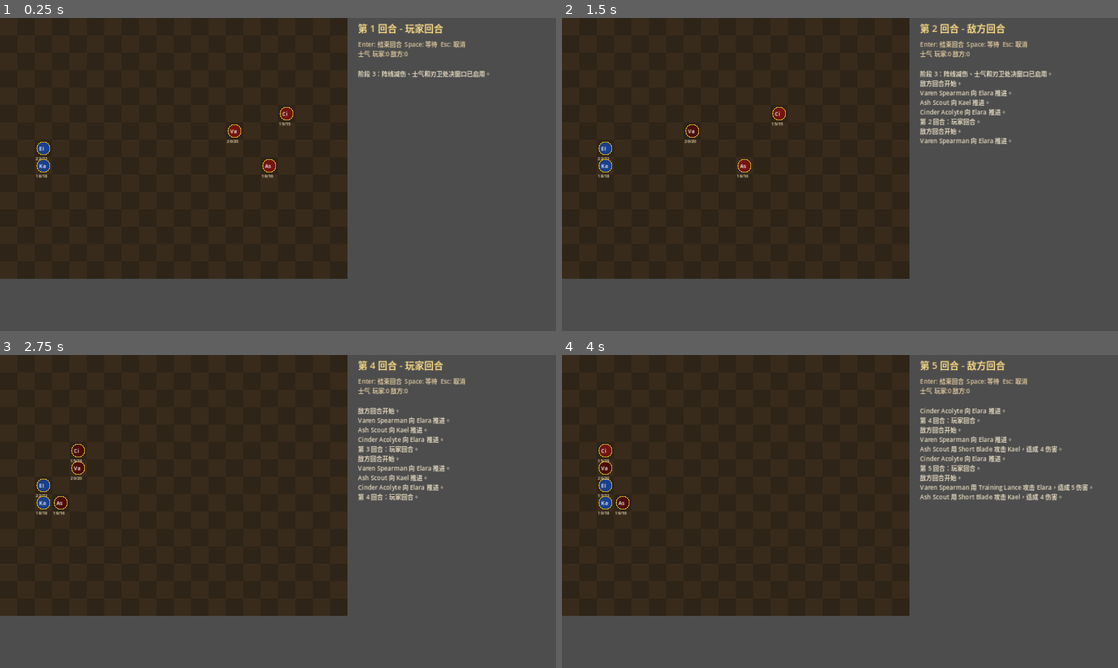
Above: before the commit, frames 1-4 (two rows, left to right).
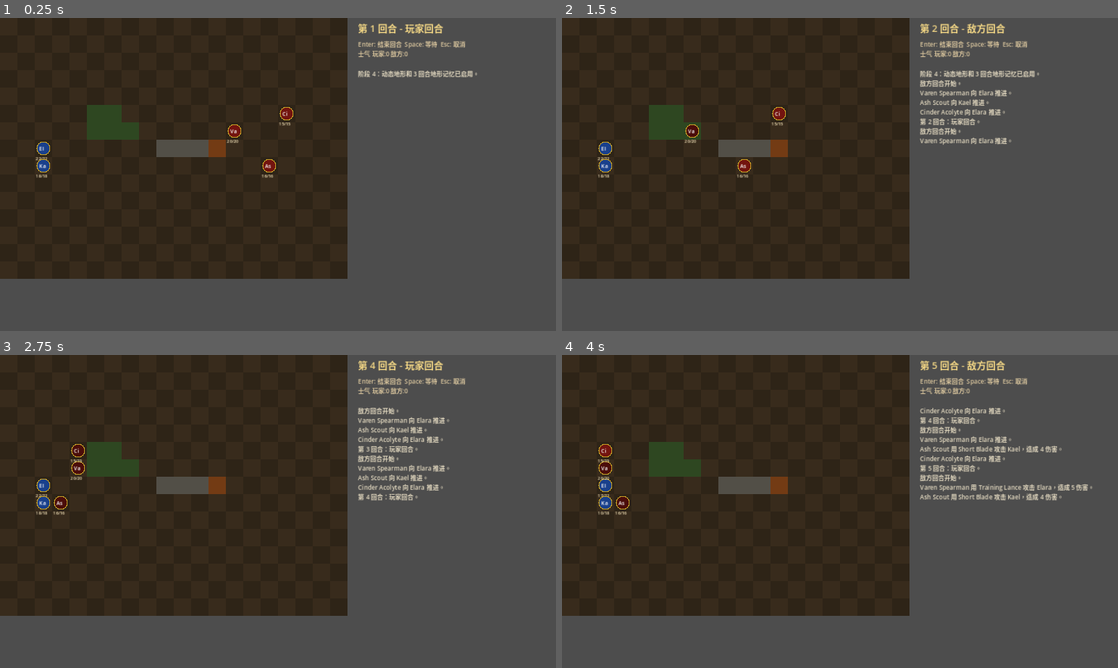
Above: after the commit, the same moments.

Repository: cui2573977943-code/agent
Game: Godot game, scene res://scenes/battle/BattleScene.tscn
The game is run twice, just before and just after one commit, with the same random seed, the same clock (stepped at 60 frames per second) and the same inputs.
Inputs (mouse positions are in pixels of both pictures, inside the frame that each line leads up to):
- Up to frame 1 (0.25 s): no input
- Up to frame 2 (1.5 s): tap Enter at 0.5, 0.6, 1.35 s; move the mouse to (962, 158) at 0.52 s; click (962, 158) at 0.67 s; tap Space at 0.77 s; move the mouse to (728, 190) at 1.27 s; click (728, 190) at 1.42 s
- Up to frame 3 (2.75 s): tap Space at 1.52 s; move the mouse to (333, 442) at 2.02 s; tap Enter at 2.1 s; click (333, 442) at 2.17 s
- Up to frame 4 (4 s): move the mouse to (812, 574) at 2.77 s; tap Enter at 2.85, 3.6 s; click (812, 574) at 2.92 s; tap Space at 3.02, 3.77 s; move the mouse to (1006, 558) at 3.52 s; click (1006, 558) at 3.67 s

The runs differ from the first frame. In frame 1, 1.8% of the frame differs, in the area x 15-88%, y 16-45%; in frame 2, 1.7%; in frame 3, 1.6%; in frame 4, 1.6%.

Commit message:
Implement stage 4 terrain systems
Co-authored-by: cui2573977943-code <cui2573977943-code@users.noreply.github.com>

Diff:
--- a/autoload/GameManager.gd
+++ b/autoload/GameManager.gd
@@ -4,6 +4,7 @@
 const DEFAULT_DIFFICULTY_PATH := "res://data/ai/difficulty_profiles.json"
 const DEFAULT_CLASSES_PATH := "res://data/units/classes.json"
 const DEFAULT_WEAPONS_PATH := "res://data/units/weapons.json"
+const DEFAULT_TERRAINS_PATH := "res://data/terrains/base_terrains.json"
 
 var current_level_id := "CH01_L01"
 var difficulty_id := "normal"
@@ -11,10 +12,12 @@
 var difficulty_profile: Dictionary = {}
 var class_catalog: Dictionary = {}
 var weapon_catalog: Dictionary = {}
+var terrain_catalog_data: Dictionary = {}
 
 func _ready() -> void:
 	load_class_catalog()
 	load_weapon_catalog()
+	load_terrain_catalog()
 	load_difficulty(difficulty_id)
 	load_level(DEFAULT_LEVEL_PATH)
 
@@ -67,3 +70,7 @@
 
 func get_weapon_data(weapon_id: String) -> Dictionary:
 	return weapon_catalog.get(weapon_id, {})
+
+func load_terrain_catalog(path: String = DEFAULT_TERRAINS_PATH) -> Dictionary:
+	terrain_catalog_data = load_json(path)
+	return terrain_catalog_data
--- a/data/terrains/base_terrains.json
+++ b/data/terrains/base_terrains.json
@@ -92,6 +92,149 @@
         "hp": 0,
         "destructible": false
       }
+    },
+    {
+      "terrain_id": "ancient_battlefield_mist",
+      "display_name": "古战场雾",
+      "move_cost": {
+        "infantry": 1,
+        "cavalry": 2,
+        "flyer": 1
+      },
+      "defense_mod": 0,
+      "hit_mod": 0,
+      "avoid_mod": -15,
+      "crit_mod": 10,
+      "element_affinity": "steel",
+      "dynamic_tags": ["blood_mist", "spreading"],
+      "elevation": 0,
+      "cover_type": "obscured",
+      "memory_turns": 3,
+      "spread_every_turns": 3,
+      "interactive": {
+        "type": "mist",
+        "hp": 0,
+        "destructible": false
+      }
+    },
+    {
+      "terrain_id": "holy_stone_circle",
+      "display_name": "圣痕石阵",
+      "move_cost": {
+        "infantry": 1,
+        "cavalry": 1,
+        "flyer": 1
+      },
+      "defense_mod": 1,
+      "hit_mod": 0,
+      "avoid_mod": 0,
+      "crit_mod": 0,
+      "element_affinity": "tide",
+      "dynamic_tags": ["heal_on_turn_start", "objective_value"],
+      "elevation": 0,
+      "cover_type": "sacred",
+      "memory_turns": 0,
+      "heal_percent": 5,
+      "interactive": {
+        "type": "capture_point",
+        "hp": 0,
+        "destructible": false
+      }
+    },
+    {
+      "terrain_id": "tidal_channel",
+      "display_name": "潮汐渠",
+      "move_cost": {
+        "infantry": 1,
+        "cavalry": 2,
+        "flyer": 1
+      },
+      "defense_mod": 0,
+      "hit_mod": 0,
+      "avoid_mod": 0,
+      "crit_mod": 0,
+      "element_affinity": "tide",
+      "dynamic_tags": ["tidal"],
+      "elevation": -1,
+      "cover_type": "none",
+      "memory_turns": 0,
+      "blocked_on_even_turns": true,
+      "interactive": {
+        "type": "tide",
+        "hp": 0,
+        "destructible": false
+      }
+    },
+    {
+      "terrain_id": "crumbling_wall",
+      "display_name": "崩塌城墙",
+      "move_cost": {
+        "infantry": 99,
+        "cavalry": 99,
+        "flyer": 1
+      },
+      "defense_mod": 3,
+      "hit_mod": 0,
+      "avoid_mod": 5,
+      "crit_mod": 0,
+      "element_affinity": "steel",
+      "dynamic_tags": ["destructible", "becomes_rubble"],
+      "elevation": 2,
+      "cover_type": "full",
+      "memory_turns": 0,
+      "interactive": {
+        "type": "wall",
+        "hp": 30,
+        "destructible": true,
+        "on_destroy": "rubble"
+      }
+    },
+    {
+      "terrain_id": "covenant_altar",
+      "display_name": "契约祭坛",
+      "move_cost": {
+        "infantry": 1,
+        "cavalry": 1,
+        "flyer": 1
+      },
+      "defense_mod": 1,
+      "hit_mod": 0,
+      "avoid_mod": 0,
+      "crit_mod": 5,
+      "element_affinity": "flame",
+      "dynamic_tags": ["capture_once", "summon_reinforcement"],
+      "elevation": 0,
+      "cover_type": "ritual",
+      "memory_turns": 0,
+      "interactive": {
+        "type": "altar",
+        "hp": 0,
+        "destructible": false,
+        "uses_per_level": 1
+      }
+    },
+    {
+      "terrain_id": "rubble",
+      "display_name": "碎石",
+      "move_cost": {
+        "infantry": 2,
+        "cavalry": 3,
+        "flyer": 1
+      },
+      "defense_mod": -1,
+      "hit_mod": 0,
+      "avoid_mod": 0,
+      "crit_mod": 0,
+      "element_affinity": "steel",
+      "dynamic_tags": [],
+      "elevation": 0,
+      "cover_type": "rough",
+      "memory_turns": 0,
+      "interactive": {
+        "type": "none",
+        "hp": 0,
+        "destructible": false
+      }
     }
   ]
 }
--- a/scripts/battle/BattleScene.gd
+++ b/scripts/battle/BattleScene.gd
@@ -9,6 +9,8 @@
 const FormationSystemScript := preload("res://scripts/battle/FormationSystem.gd")
 const MoraleSystemScript := preload("res://scripts/battle/MoraleSystem.gd")
 const ClassAbilityScript := preload("res://scripts/battle/ClassAbility.gd")
+const TerrainSystemScript := preload("res://scripts/map/TerrainSystem.gd")
+const DynamicTerrainScript := preload("res://scripts/map/DynamicTerrain.gd")
 
 var grid := TacticalGridMapScript.new(BattleManager.GRID_WIDTH, BattleManager.GRID_HEIGHT)
 var turn_manager := TurnManagerScript.new()
@@ -21,12 +23,15 @@
 var log_messages: Array[String] = []
 var level_data: Dictionary = {}
 var morale_system := MoraleSystemScript.new()
+var terrain_system := TerrainSystemScript.new()
 
 func _ready() -> void:
 	level_data = GameManager.load_level()
+	terrain_system.configure(GameManager.terrain_catalog_data, level_data)
 	_load_units_from_level(level_data)
 	turn_manager.start_player_turn(player_units)
-	_add_log("阶段 3：阵线减伤、士气和刃卫处决窗口已启用。")
+	_apply_turn_start_terrain()
+	_add_log("阶段 4：动态地形和 3 回合地形记忆已启用。")
 	queue_redraw()
 
 func _unhandled_input(event: InputEvent) -> void:
@@ -115,6 +120,7 @@
 	var defender_was_in_formation := FormationSystemScript.is_unit_in_formation(defender, player_units + enemy_units)
 	var combat_context := _combat_context(attacker, defender)
 	var result: Dictionary = CombatFormulaScript.resolve(attacker, defender, weapon, combat_context)
+	terrain_system.mark_element_memory(defender.grid_position, attacker.element)
 	if result.get("did_hit", false):
 		var crit_text := ""
 		if result.get("did_crit", false):
@@ -153,6 +159,7 @@
 	if turn_manager.phase == TurnManagerScript.Phase.ENEMY:
 		turn_manager.end_enemy_turn()
 		turn_manager.start_player_turn(player_units)
+		_apply_turn_start_terrain()
 		_add_log("第 %d 回合：玩家回合。" % turn_manager.turn_number)
 	queue_redraw()
 
@@ -229,6 +236,11 @@
 
 func _occupied_cells_for_movement(except_unit = null) -> Dictionary:
 	var occupied := {}
+	for x in range(grid.width):
+		for y in range(grid.height):
+			var cell := Vector2i(x, y)
+			if terrain_system.is_blocked(cell, turn_manager.turn_number):
+				occupied[cell] = true
 	for unit in player_units + enemy_units:
 		if unit == except_unit or not unit.is_alive():
 			continue
@@ -255,11 +267,15 @@
 	return weapon
 
 func _combat_context(attacker, defender) -> Dictionary:
-	return {
-		"damage_taken_multiplier": FormationSystemScript.damage_taken_multiplier(defender, player_units + enemy_units),
-		"bonus_damage": ClassAbilityScript.execution_bonus_damage(attacker, defender),
-		"hit_mod": morale_system.hit_modifier(attacker.team)
-	}
+	var modifiers: Dictionary = terrain_system.combat_modifiers_at(defender.grid_position)
+	modifiers["damage_taken_multiplier"] = FormationSystemScript.damage_taken_multiplier(defender, player_units + enemy_units)
+	modifiers["bonus_damage"] = ClassAbilityScript.execution_bonus_damage(attacker, defender)
+	modifiers["hit_mod"] = int(modifiers.get("hit_mod", 0)) + morale_system.hit_modifier(attacker.team)
+	return modifiers
+
+func _apply_turn_start_terrain() -> void:
+	for message in terrain_system.advance_turn(turn_manager.turn_number, player_units + enemy_units):
+		_add_log(message)
 
 func _is_in_attack_range(attacker, defender) -> bool:
 	var weapon := _weapon_for(attacker)
@@ -293,6 +309,9 @@
 			var fill := Color(0.18, 0.14, 0.09)
 			if (x + y) % 2 == 0:
 				fill = Color(0.22, 0.17, 0.11)
+			var terrain_color: Color = DynamicTerrainScript.terrain_color(terrain_system.terrain_id_at(Vector2i(x, y)))
+			if terrain_color.a > 0.0:
+				fill = terrain_color
 			draw_rect(rect, fill, true)
 			draw_rect(rect, Color(0.56, 0.45, 0.28, 0.55), false, 1.0)
 
--- /dev/null
+++ b/scripts/map/DynamicTerrain.gd
@@ -0,0 +1,41 @@
+class_name DynamicTerrain
+extends RefCounted
+
+static func is_blocked(terrain: Dictionary, turn_number: int) -> bool:
+	if terrain.get("blocked_on_even_turns", false) and turn_number % 2 == 0:
+		return true
+	var move_cost: Dictionary = terrain.get("move_cost", {})
+	return int(move_cost.get("infantry", 1)) >= 99
+
+static func should_spread(terrain: Dictionary, turn_number: int) -> bool:
+	var spread_every := int(terrain.get("spread_every_turns", 0))
+	return spread_every > 0 and turn_number > 0 and turn_number % spread_every == 0
+
+static func heal_amount(terrain: Dictionary, max_hp: int) -> int:
+	var heal_percent := int(terrain.get("heal_percent", 0))
+	if heal_percent <= 0:
+		return 0
+	return max(1, int(round(float(max_hp) * float(heal_percent) / 100.0)))
+
+static func terrain_color(terrain_id: String) -> Color:
+	match terrain_id:
+		"forest":
+			return Color(0.18, 0.28, 0.13)
+		"stone_bridge":
+			return Color(0.32, 0.31, 0.28)
+		"canvas_rift":
+			return Color(0.45, 0.23, 0.08)
+		"ancient_battlefield_mist":
+			return Color(0.28, 0.08, 0.08)
+		"holy_stone_circle":
+			return Color(0.45, 0.36, 0.12)
+		"tidal_channel":
+			return Color(0.08, 0.19, 0.32)
+		"crumbling_wall":
+			return Color(0.26, 0.24, 0.21)
+		"covenant_altar":
+			return Color(0.25, 0.08, 0.18)
+		"rubble":
+			return Color(0.24, 0.22, 0.18)
+		_:
+			return Color(0.0, 0.0, 0.0, 0.0)
--- /dev/null
+++ b/scripts/map/TerrainMemory.gd
@@ -0,0 +1,28 @@
+class_name TerrainMemory
+extends RefCounted
+
+var memories := {}
+
+func add_memory(cell: Vector2i, element: String, turns: int, modifiers := {}) -> void:
+	memories[cell] = {
+		"element": element,
+		"turns": turns,
+		"modifiers": modifiers
+	}
+
+func advance_turn() -> void:
+	var expired: Array[Vector2i] = []
+	for cell in memories.keys():
+		memories[cell]["turns"] = int(memories[cell].get("turns", 0)) - 1
+		if int(memories[cell]["turns"]) <= 0:
+			expired.append(cell)
+	for cell in expired:
+		memories.erase(cell)
+
+func modifiers_for(cell: Vector2i) -> Dictionary:
+	if not memories.has(cell):
+		return {}
+	return memories[cell].get("modifiers", {})
+
+func has_memory(cell: Vector2i) -> bool:
+	return memories.has(cell)
--- /dev/null
+++ b/scripts/map/TerrainSystem.gd
@@ -0,0 +1,108 @@
+class_name TerrainSystem
+extends RefCounted
+
+const DynamicTerrainScript := preload("res://scripts/map/DynamicTerrain.gd")
+const TerrainMemoryScript := preload("res://scripts/map/TerrainMemory.gd")
+
+var terrain_catalog := {}
+var terrain_by_cell := {}
+var memory = TerrainMemoryScript.new()
+
+func configure(catalog_data: Dictionary, level_data: Dictionary) -> void:
+	terrain_catalog.clear()
+	terrain_by_cell.clear()
+	for terrain in catalog_data.get("terrains", []):
+		terrain_catalog[terrain.get("terrain_id", "")] = terrain
+
+	for feature in level_data.get("terrain_features", []):
+		var terrain_id := _normalize_terrain_id(feature.get("type", "plain"))
+		for raw_position in feature.get("positions", []):
+			var cell := Vector2i(int(raw_position[0]), int(raw_position[1]))
+			terrain_by_cell[cell] = terrain_id
+
+func terrain_id_at(cell: Vector2i) -> String:
+	return terrain_by_cell.get(cell, "plain")
+
+func terrain_at(cell: Vector2i) -> Dictionary:
+	return terrain_catalog.get(terrain_id_at(cell), terrain_catalog.get("plain", {}))
+
+func combat_modifiers_at(cell: Vector2i) -> Dictionary:
+	var terrain := terrain_at(cell)
+	var modifiers := {
+		"defense_mod": int(terrain.get("defense_mod", 0)),
+		"hit_mod": int(terrain.get("hit_mod", 0)),
+		"avoid_mod": int(terrain.get("avoid_mod", 0)),
+		"crit_mod": int(terrain.get("crit_mod", 0))
+	}
+	for key in memory.modifiers_for(cell).keys():
+		modifiers[key] = int(modifiers.get(key, 0)) + int(memory.modifiers_for(cell)[key])
+	return modifiers
+
+func is_blocked(cell: Vector2i, turn_number: int) -> bool:
+	return DynamicTerrainScript.is_blocked(terrain_at(cell), turn_number)
+
+func advance_turn(turn_number: int, units: Array) -> Array[String]:
+	var logs: Array[String] = []
+	memory.advance_turn()
+	logs.append_array(_spread_mist(turn_number))
+	logs.append_array(_apply_turn_start_healing(units))
+	return logs
+
+func mark_element_memory(cell: Vector2i, element: String) -> void:
+	if element == "" or element == "none":
+		return
+	memory.add_memory(cell, element, 3, _memory_modifiers(element))
+
+func _spread_mist(turn_number: int) -> Array[String]:
+	var logs: Array[String] = []
+	var new_cells: Array[Vector2i] = []
+	for cell in terrain_by_cell.keys():
+		var terrain := terrain_at(cell)
+		if not DynamicTerrainScript.should_spread(terrain, turn_number):
+			continue
+		for direction in [Vector2i.RIGHT, Vector2i.LEFT, Vector2i.DOWN, Vector2i.UP]:
+			var next: Vector2i = cell + direction
+			if not terrain_by_cell.has(next):
+				new_cells.append(next)
+	for cell in new_cells:
+		terrain_by_cell[cell] = "ancient_battlefield_mist"
+	if not new_cells.is_empty():
+		logs.append("古战场雾扩散了 %d 格。" % new_cells.size())
+	return logs
+
+func _apply_turn_start_healing(units: Array) -> Array[String]:
+	var logs: Array[String] = []
+	for unit in units:
+		if not unit.is_alive():
+			continue
+		var terrain := terrain_at(unit.grid_position)
+		var amount: int = DynamicTerrainScript.heal_amount(terrain, unit.max_hp)
+		if amount <= 0:
+			continue
+		var before: int = unit.hp
+		unit.hp = min(unit.max_hp, unit.hp + amount)
+		if unit.hp > before:
+			logs.append("%s 受到 %s 治疗，恢复 %d HP。" % [unit.display_name, terrain.get("display_name", "地形"), unit.hp - before])
+	return logs
+
+func _memory_modifiers(element: String) -> Dictionary:
+	match element:
+		"flame":
+			return { "hit_mod": -5, "crit_mod": 5 }
+		"tide":
+			return { "avoid_mod": -5 }
+		"verdant":
+			return { "defense_mod": 1 }
+		"steel":
+			return { "defense_mod": -1 }
+		_:
+			return {}
+
+func _normalize_terrain_id(raw_type: String) -> String:
+	match raw_type:
+		"blood_mist":
+			return "ancient_battlefield_mist"
+		"ancient_battlefield":
+			return "ancient_battlefield_mist"
+		_:
+			return raw_type
Not shown, changed: README.md
Not shown, changed: docs/GDD.md
Not shown, changed: docs/TECHNICAL_DESIGN.md
Not shown, added: tools/validate_stage4.py
